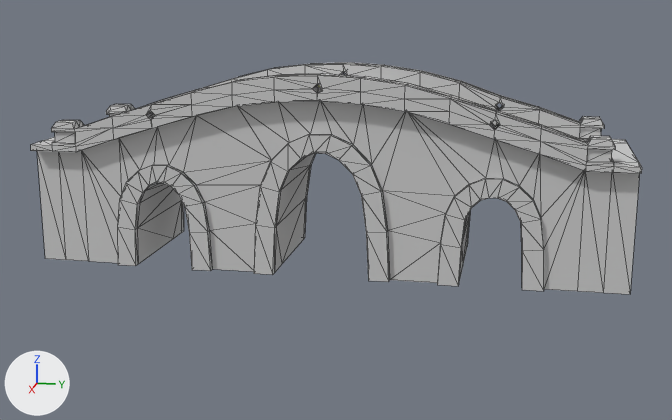
What one commit did to the FBX model Assets/2.SDscene/Modeling/Bridge/Modeling/F_Bridge.fbx.
The view is the same before and after, from a 50 mm lens placed at (35.6, 7.0, 10.7), pointed at (0.7, 0.0, 2.0). The lights are fixed; the arrows at lower left show +X, +Y and +Z. Mesh edges are drawn as thin lines. Where no turn or scale is listed for an object, it has been applied to the vertices.

Before the edit, the objects in view are built like this:
```python
me_mesh = bpy.data.meshes.new('Mesh')
me_mesh.from_pydata(...)  # 688 vertices, 1332 faces; spans x -2.3..3.4, y -11.3..11.0, z 0.0..7.5
# faces by material slot: [1322, 10]
me_mesh.materials.append(mat_bridge)  # light grey #cacaca
me_mesh.materials.append(mat_jewel)  # beige #feffa5
ob_object004 = bpy.data.objects.new('Object004', me_mesh)
ob_object004.location = (0.0, 0.0, 0.0)
```
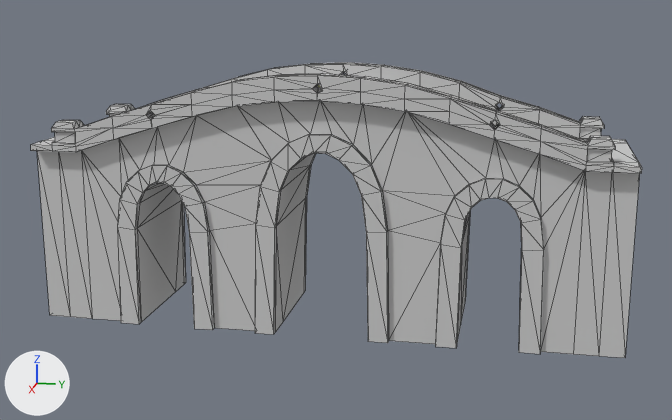
The newer file is also turned or shifted as a whole; pictures and numbers use the older file's frame.

What differs and where, as boxes (x1, y1, x2, y2) in the pictures (672 x 420 px; the box of a moved part takes in the faces that stretch with it):
'Object004', reshaped (27% taller): before (31, 62, 642, 294); after (31, 62, 642, 358)
part 1 of me_mesh, moved or reshaped: before (37, 150, 640, 294); after (37, 150, 640, 358)

The change, as a diff of the scene's bpy script:
```diff
--- a/Assets/2.SDscene/Modeling/Bridge/Modeling/F_Bridge.fbx.py
+++ b/Assets/2.SDscene/Modeling/Bridge/Modeling/F_Bridge.fbx.py
@@ me_mesh @@
 me_mesh.from_pydata(...)  # 688 vertices, 1332 faces; spans x -2.3..3.4, y -11.3..11.0, z 0.0..7.5
 # used by ob_object004; location = (0.0, 0.0, 0.0)
+# me_mesh part 1: all 66 vertices in x -2.1..3.2, y -11.3..11.0, z 0.0 are moved by (0.0, 0.0, -2.4)
 me_mesh.materials.append(mat_bridge)
```
